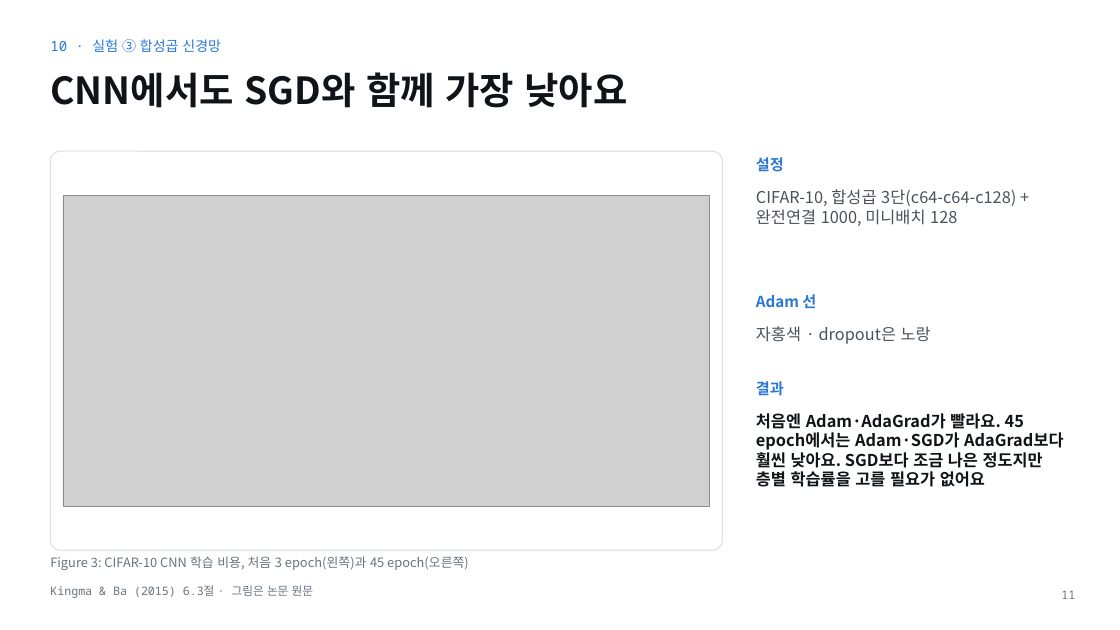
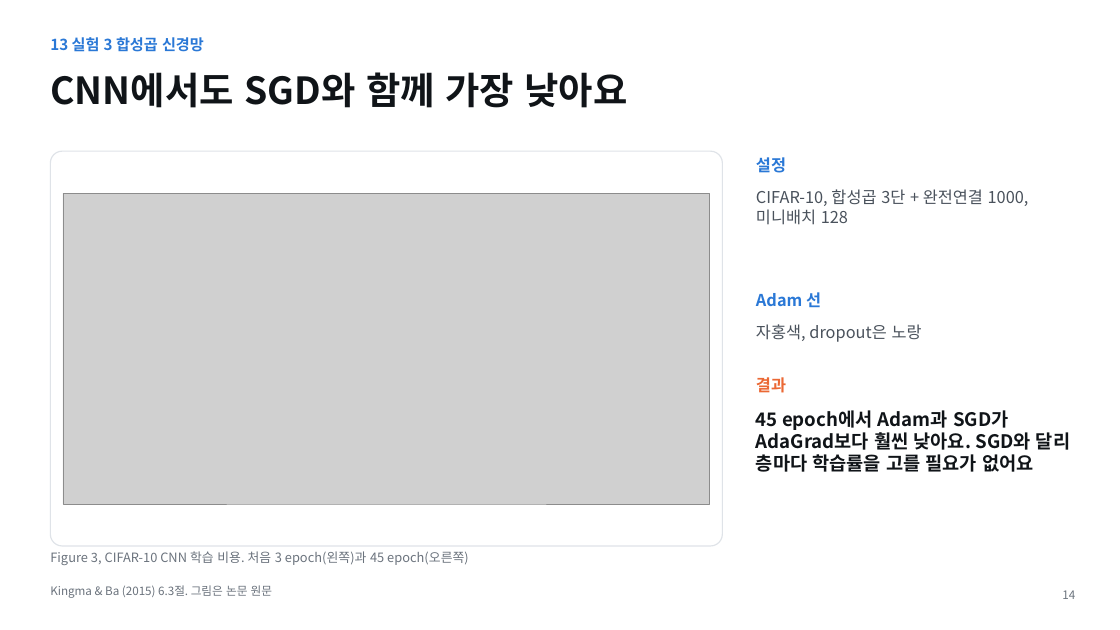
Before and after one commit to tkdgh123/tkdgh123.github.io, a slide deck: slide 14 of adam/Adam_PaperSeminar.pptx (slide 11 before the commit). Drawn at 1120x630 pixels with LibreOffice and Linux fonts; fonts in the diff are those of the drawing; grey boxes stand for pictures. Boxes give left, top, right and bottom in pixels: in the first picture for what was removed or moved away, otherwise in the second. Text is boxed around its words. In the diff, an @@ line names an element or a change of style, - is before the commit and + after.

```diff
--- a/adam/Adam_PaperSeminar.pptx
+++ b/adam/Adam_PaperSeminar.pptx
@@ text at (50,37,204,52): text changed; size 12 to 13 pt; font Noto Sans Mono to Noto Sans CJK KR; bold on @@
-10 · 실험 ③ 합성곱 신경망
+13 실험 3 합성곱 신경망
@@ rounded rectangle: place and size @@
-rounded rectangle at (50,151,723,550)
+rounded rectangle at (50,151,723,546)
@@ rounded rectangle at (50,151,723,546): proportions changed @@
@@ text "설정" at (756,157,786,173): size 13 to 14 pt @@
@@ text at (756,189,1029,225): text changed @@
-CIFAR-10, 합성곱 3단(c64-c64-c128) + 완전연결 1000, 미니배치 128
+CIFAR-10, 합성곱 3단 + 완전연결 1000, 미니배치 128
@@ text "Adam 선" at (756,292,821,308): size 13 to 14 pt @@
@@ text at (756,324,922,342): text changed @@
-자홍색 · dropout은 노랑
+자홍색, dropout은 노랑
@@ text "결과" at (756,377,786,393): size 13 to 14 pt, text colour #2A78D6 to #EB6834 @@
@@ text at (756,410,1070,472): text changed; size 14 to 16 pt @@
-처음엔 Adam·AdaGrad가 빨라요. 45 epoch에서는 Adam·SGD가 AdaGrad보다 훨씬 낮아요. SGD보다 조금 나은 정도지만 층별 학습률을 고를 필요가 없어요
+45 epoch에서 Adam과 SGD가 AdaGrad보다 훨씬 낮아요. SGD와 달리 층마다 학습률을 고를 필요가 없어요
@@ text at (50,551,469,565): text changed @@
-Figure 3: CIFAR-10 CNN 학습 비용, 처음 3 epoch(왼쪽)과 45 epoch(오른쪽)
+Figure 3, CIFAR-10 CNN 학습 비용. 처음 3 epoch(왼쪽)과 45 epoch(오른쪽)
@@ text at (50,585,272,598): text changed; font Noto Sans Mono to Noto Sans CJK KR @@
-Kingma & Ba (2015) 6.3절 · 그림은 논문 원문
+Kingma & Ba (2015) 6.3절. 그림은 논문 원문
@@ page number at (1062,590,1075,599): text changed; font Noto Sans Mono to Noto Sans CJK KR @@
-11
+14
```
Also in this commit, not shown: 7 other slides changed, 9 slides added, 6 slides removed, 1 other file.
